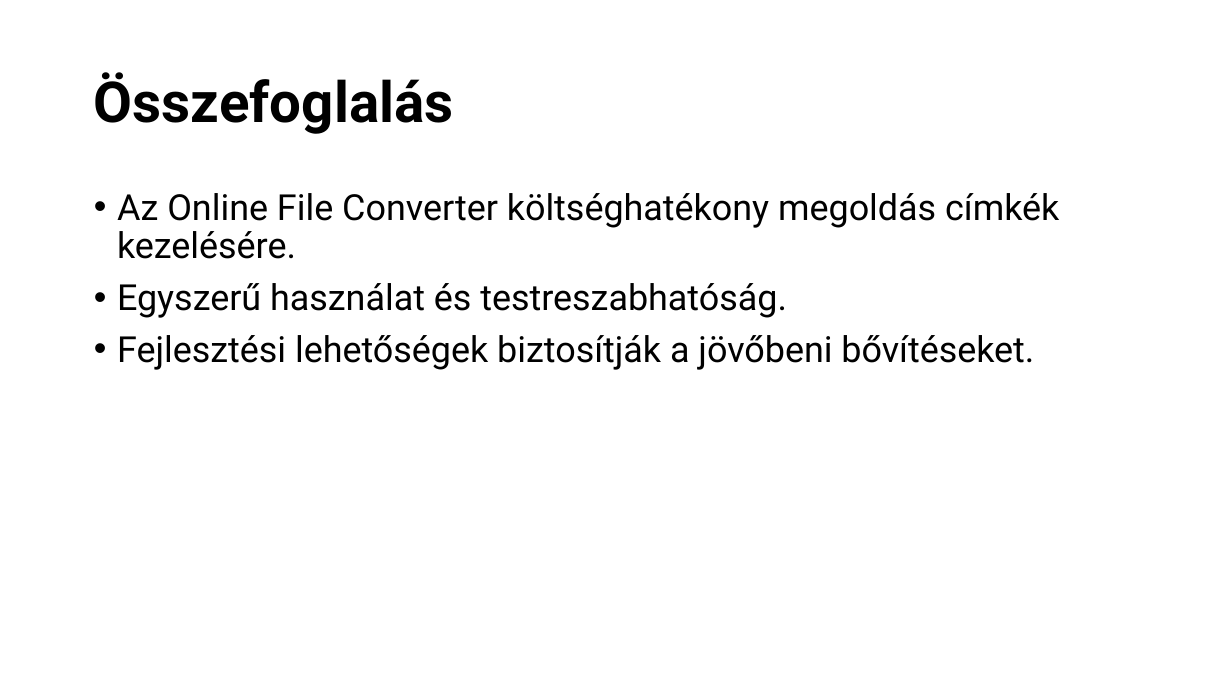
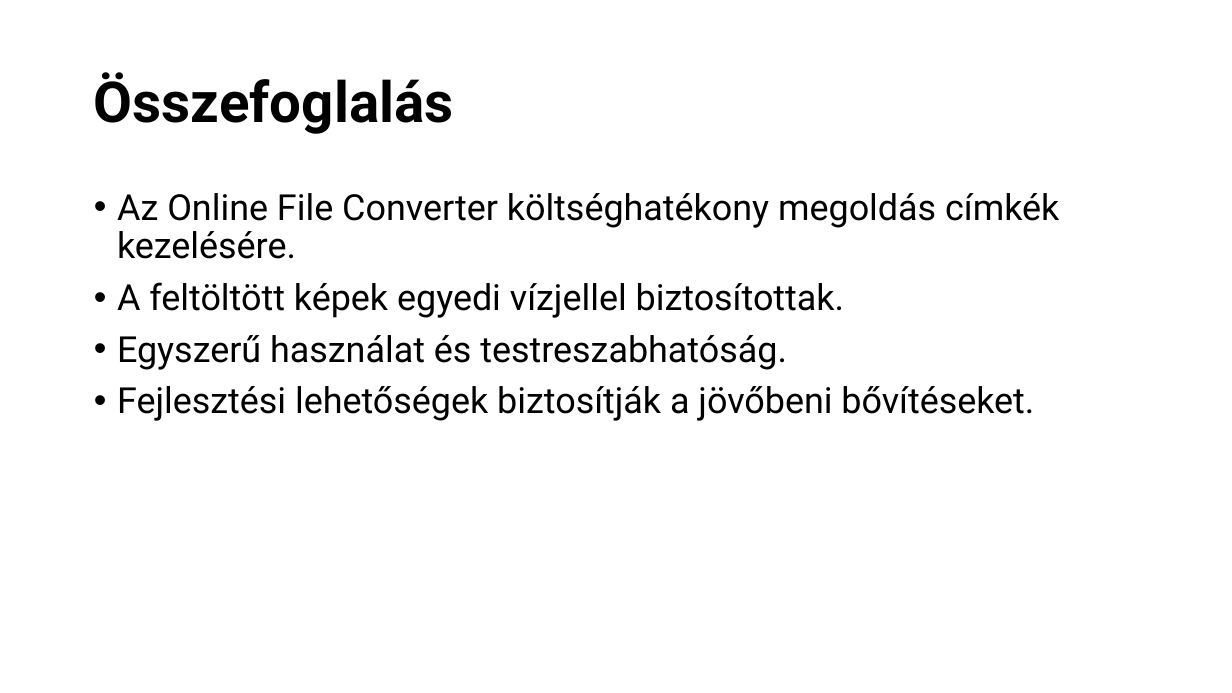
Before and after one commit to Koferenc34/vizsga, a slide deck: slide 9 of Online File Converter - Dokumentáció.pptx. Drawn at 1232x693 pixels with LibreOffice and Linux fonts; fonts in the diff are those of the drawing. Boxes give left, top, right and bottom in pixels: in the first picture for what was removed or moved away, otherwise in the second. Text is boxed around its words. In the diff, an @@ line names an element or a change of style, - is before the commit and + after.

```diff
--- a/Online File Converter - Dokumentáció.pptx
+++ b/Online File Converter - Dokumentáció.pptx
@@ text at [117, 282, 844, 318]: paragraph added @@
+• A feltöltött képek egyedi vízjellel biztosítottak.
```
Also in this commit, not shown: 2 other slides changed, 2 other files.
